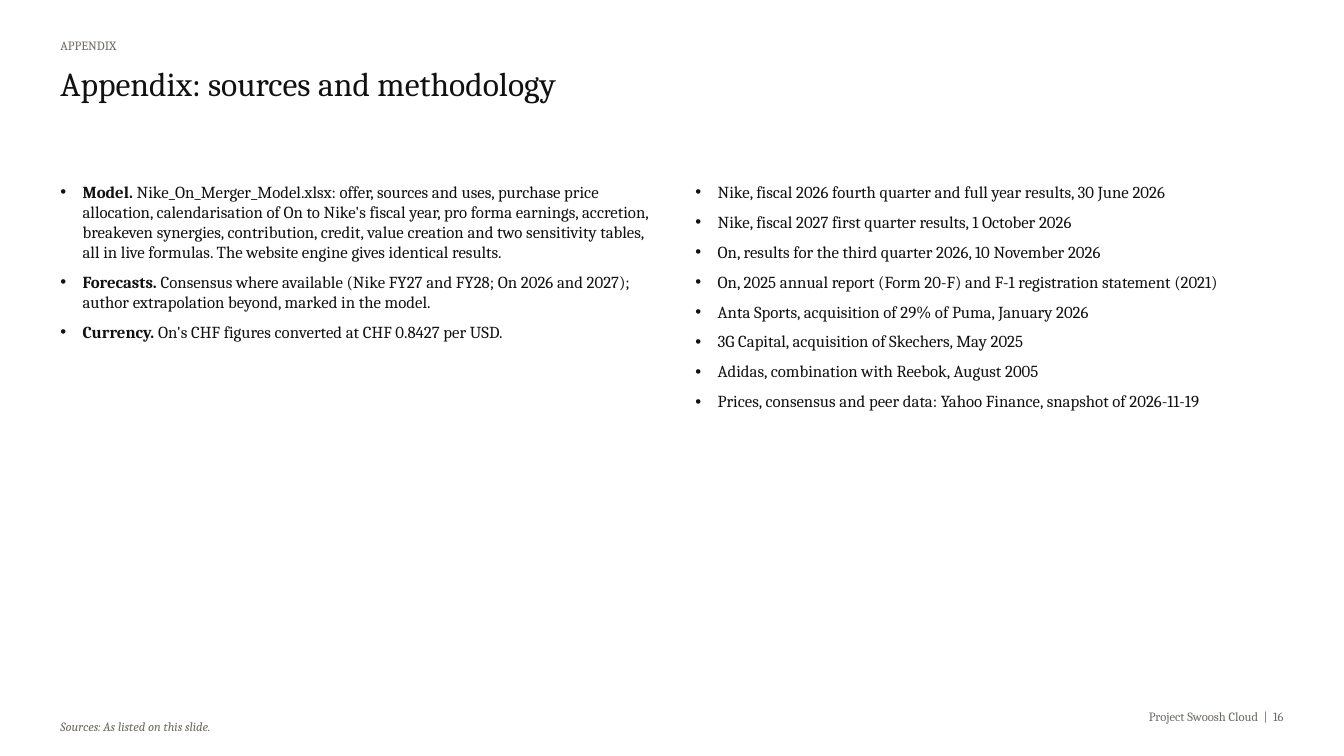
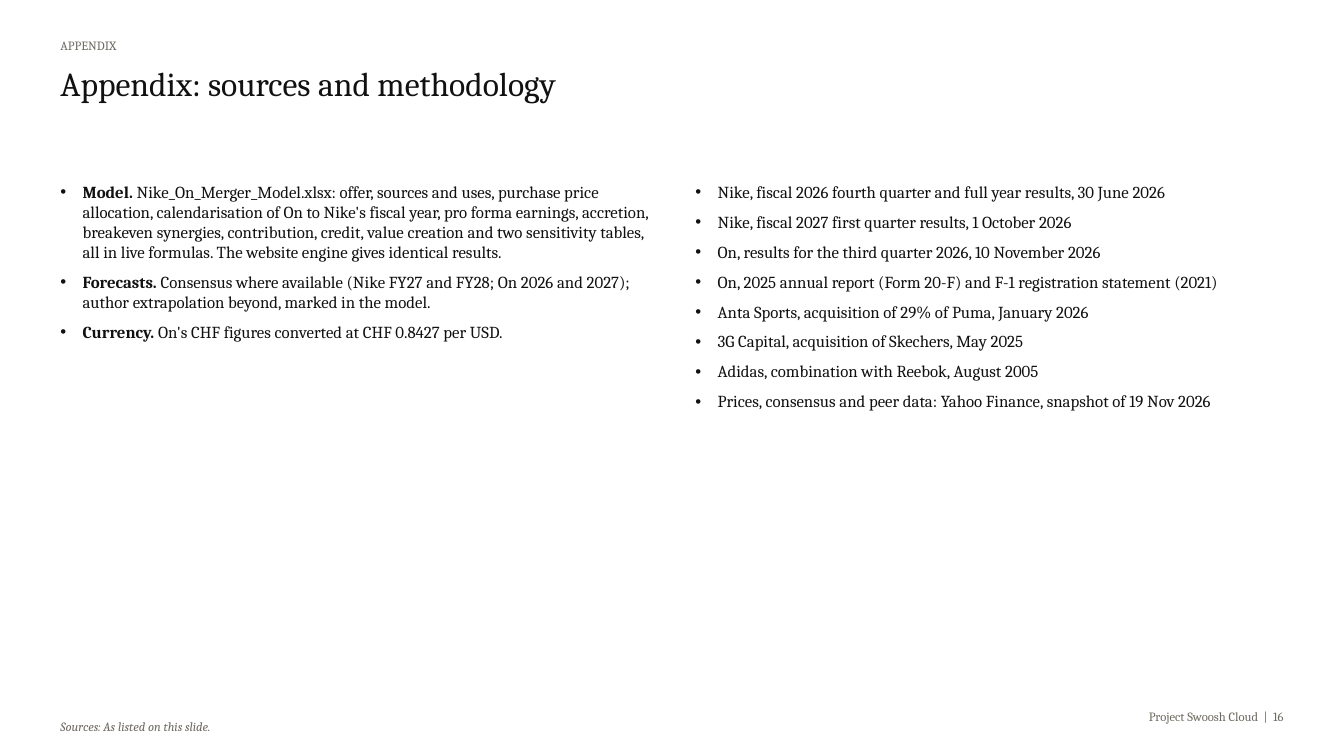
Before and after one commit to pascalielric/financelab, a slide deck: slide 16 of downloads/Nike_On_Merger_Deck.pptx. Drawn at 1344x756 pixels with LibreOffice and Linux fonts; fonts in the diff are those of the drawing. Boxes give left, top, right and bottom in pixels: in the first picture for what was removed or moved away, otherwise in the second. Text is boxed around its words. In the diff, an @@ line names an element or a change of style, - is before the commit and + after.

```diff
--- a/downloads/Nike_On_Merger_Deck.pptx
+++ b/downloads/Nike_On_Merger_Deck.pptx
@@ text at box(718, 395, 1210, 411): text changed @@
-• Prices, consensus and peer data: Yahoo Finance, snapshot of 2026-11-19
+• Prices, consensus and peer data: Yahoo Finance, snapshot of 19 Nov 2026
```
Also in this commit, not shown: 15 other slides changed, 19 other files.
